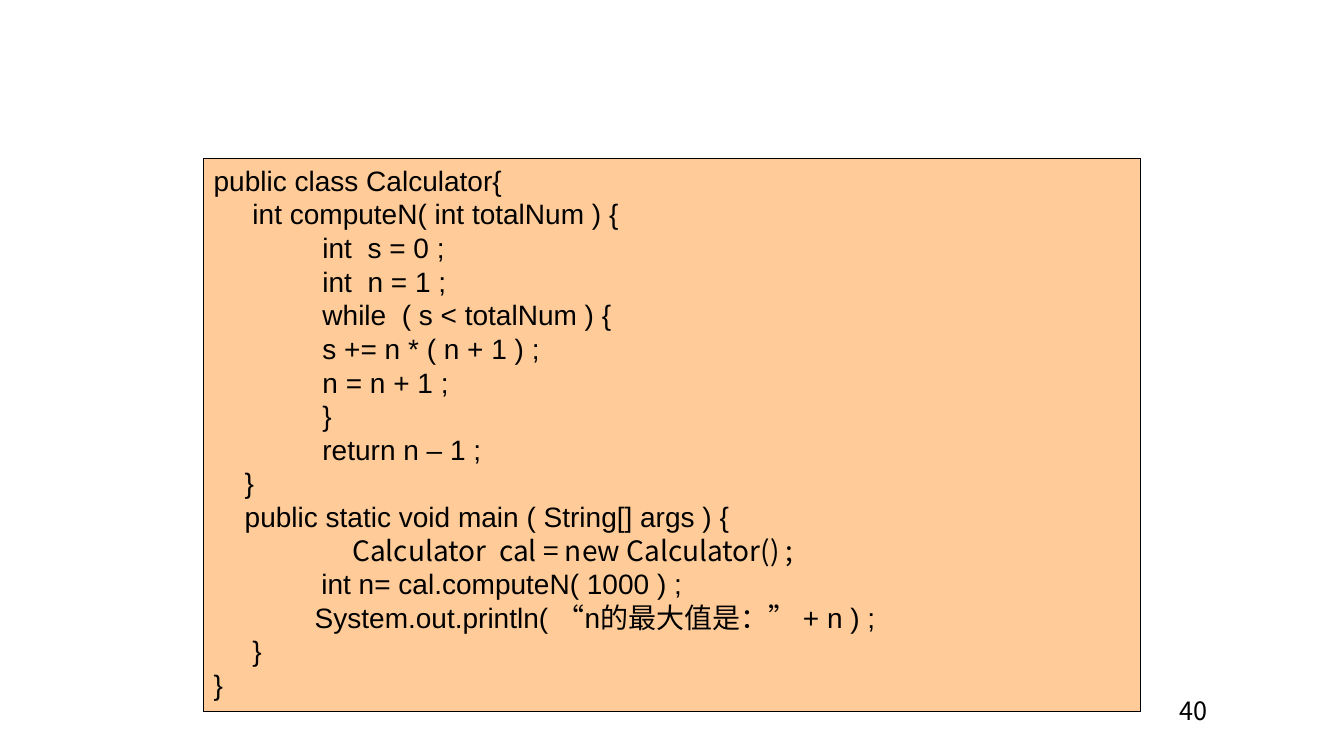
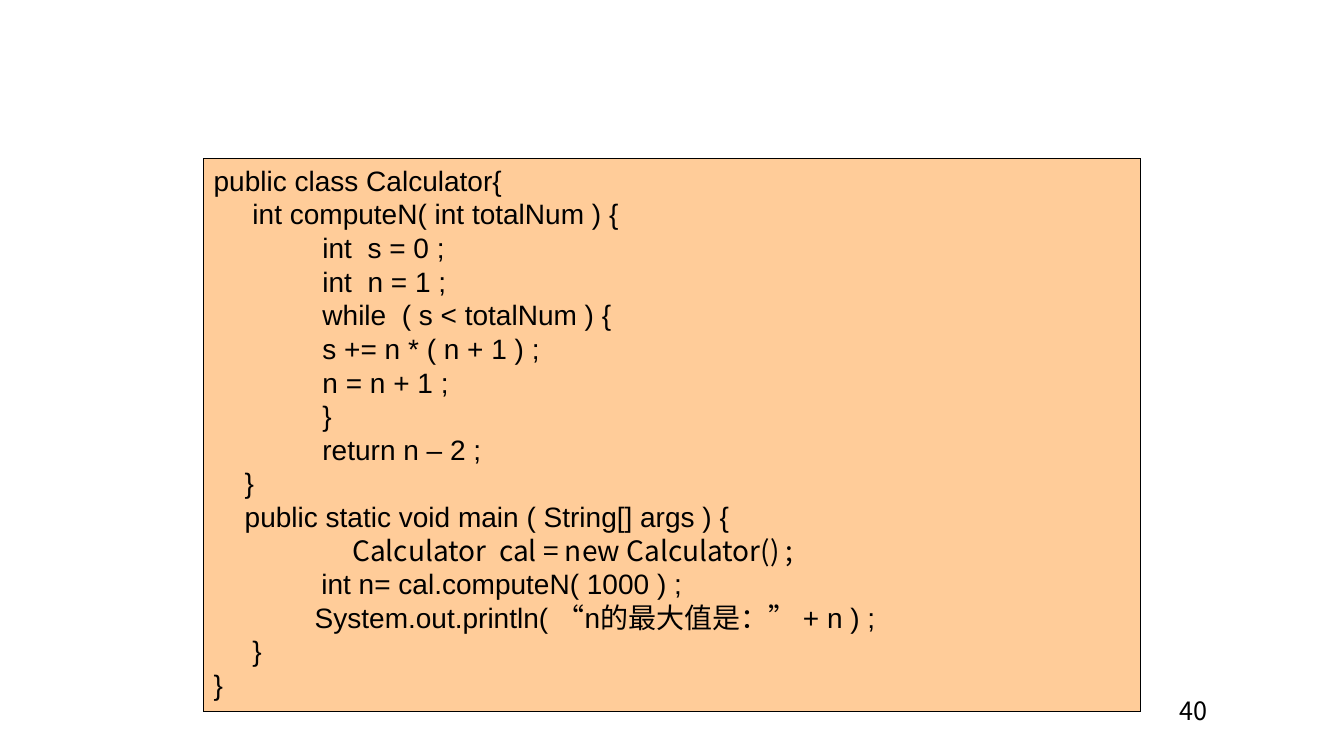
Before and after one commit to edu2act/course-JavaSE-Android, a slide deck: slide 40 of ch02/第2章 Java基础.pptx. Drawn at 1344x756 pixels with LibreOffice and Linux fonts; fonts in the diff are those of the drawing; background and template pictures are left out. Boxes give left, top, right and bottom in pixels: in the first picture for what was removed or moved away, otherwise in the second. Text is boxed around its words. In the diff, an @@ line names an element or a change of style, - is before the commit and + after.

```diff
--- a/ch02/第2章 Java基础.pptx
+++ b/ch02/第2章 Java基础.pptx
@@ text in rectangle at bbox=[322, 440, 466, 461]: text changed @@
-return n – 1 ;
+return n – 2 ;
```
Also in this commit, not shown: 7 other slides changed, 21 other files.
